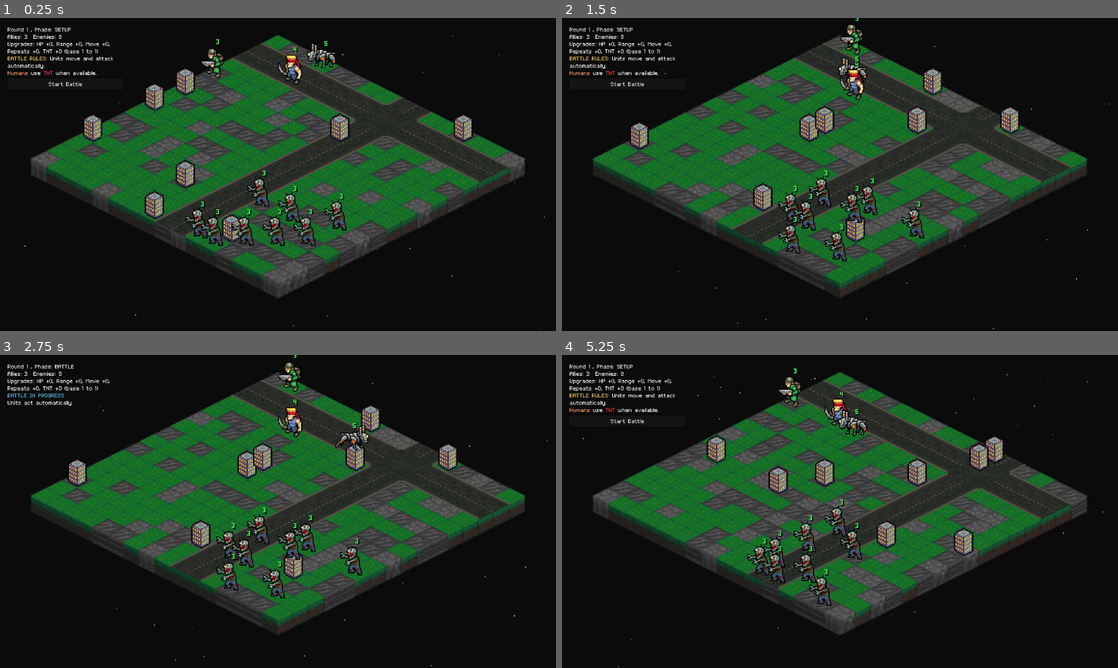
Above: before the commit, frames 1-4 (two rows, left to right).
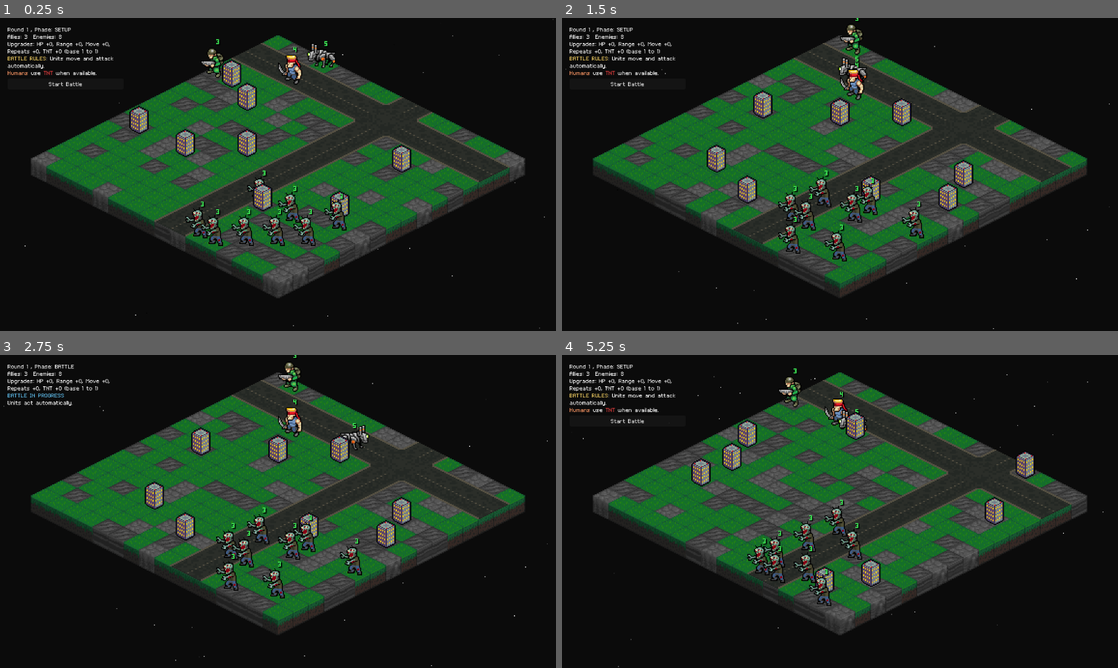
Above: after the commit, the same moments.

Repository: Tekknobot/MEKIII
Game: Godot game, scene res://scenes/Game.tscn
Two runs of this game, one before a commit and one after it. Both use one fixed random seed, a clock stepped at 60 frames per second and the inputs below.
Inputs (mouse positions are in pixels of both pictures, inside the frame that each line leads up to):
- Up to frame 1 (0.25 s): no input
- Up to frame 2 (1.5 s): click "Start Battle" at 0.5 s; tap Enter at 1.25 s; move the mouse to (962, 158) at 1.27 s; tap R at 1.35 s
- Up to frame 3 (2.75 s): click "Start Battle" at 2 s
- Up to frame 4 (5.25 s): move the mouse to (728, 527) at 2.77 s; tap R at 2.85, 4.35, 5.1 s; click "Start Battle" at 3.5 s; move the mouse to (895, 442) at 4.27 s; move the mouse to (812, 574) at 5.02 s

The runs differ from the first frame. In frame 1, 3.8% of the frame differs, in the area x 14-86%, y 13-72%; in frame 2, 3.7%; in frame 3, 3.7%; in frame 4, 3.8%.

Commit message:
X Y Sum Layering

Diff:
--- a/scenes/structures/building.tscn
+++ b/scenes/structures/building.tscn
@@ -9,6 +9,7 @@
 [ext_resource type="Texture2D" uid="uid://cnr15roctyks" path="res://sprites/Structures/building_c/demolished/building_demolished6.png" id="7_13v1k"]
 [ext_resource type="Texture2D" uid="uid://eyv3xbeu0olh" path="res://sprites/Structures/building_c/demolished/building_demolished7.png" id="8_x735o"]
 [ext_resource type="Texture2D" uid="uid://dhd1g8qqyhari" path="res://sprites/Structures/building_c/demolished/building_demolished8.png" id="9_o2nbj"]
+[ext_resource type="Script" path="res://scripts/structure.gd" id="10_structure"]
 
 [sub_resource type="SpriteFrames" id="SpriteFrames_eiewe"]
 animations = [{
@@ -51,6 +52,7 @@
 }]
 
 [node name="Building" type="Node2D"]
+script = ExtResource("10_structure")
 
 [node name="AnimatedSprite2D" type="AnimatedSprite2D" parent="."]
 sprite_frames = SubResource("SpriteFrames_eiewe")
--- a/scripts/game.gd
+++ b/scripts/game.gd
@@ -91,7 +91,7 @@
 @onready var units_root: Node2D = $Units
 @onready var pickups_root: Node2D = $Pickups
 # --- Roads TileMap (MUST be a separate TileMap with 64x64 TileSet) ---
-@onready var roads: TileMap = $Roads
+@onready var roads: TileMap = get_node_or_null("Roads") as TileMap
 
 @onready var bake_vp: SubViewport = get_node_or_null("MapBakeViewport")
 @onready var bake_root: Node2D = (bake_vp.get_node_or_null("MapBakeRoot") as Node2D) if bake_vp else null
@@ -101,6 +101,10 @@
 
 @export var road_pixel_offset := Vector2(-32, 0) # tweak if needed
 const ROAD_SIZE := 2 # 64x64 road tile covers 2x2 of your 16x16 grid
+
+# --- Depth sorting (x+y) ---
+const Z_STRUCTURES := 1000
+const Z_UNITS := 2000 # keep in sync with Unit.gd
 
 var grid := GridData.new()
 var rng := RandomNumberGenerator.new()
@@ -238,6 +242,7 @@
 # --- Structures / Buildings ---
 @export var building_scene: PackedScene
 @export var building_count := 6
+@export var building_footprint := Vector2i(2, 2)  # buildings are 2x2 cells
 
 # Optional: keep buildings out of spawn zones
 @export var avoid_spawn_zones := true
@@ -2791,12 +2796,14 @@
 	if building_scene == null:
 		return
 
-	# Build a list of candidate cells (land + in bounds + not in forbidden zones + NOT ON ROADS)
+	var size := building_footprint
+
+	# Build a list of candidate origin cells (top-left of footprint)
 	var candidates: Array[Vector2i] = []
-	for x in range(map_width):
-		for y in range(map_height):
+	for x in range(map_width - size.x + 1):
+		for y in range(map_height - size.y + 1):
 			var c := Vector2i(x, y)
-			if not _is_structure_cell_ok(c):
+			if not _is_structure_origin_ok(c, size):
 				continue
 			candidates.append(c)
 
@@ -2806,9 +2813,9 @@
 	var tries := 0
 	while placed < building_count and tries < 5000 and not candidates.is_empty():
 		tries += 1
-		var cell = candidates.pop_back()
-
-		if structure_blocked.has(cell):
+		var origin: Vector2i = candidates.pop_back()
+
+		if _is_structure_blocked(origin, size):
 			continue
 
 		var b := building_scene.instantiate()
@@ -2818,47 +2825,61 @@
 
 		structures_root.add_child(b2)
 
-		# position at cell center (same convention as pickups)
-		var world_pos := terrain.to_global(terrain.map_to_local(cell))
-		b2.global_position = world_pos
-
-		# ✅ Layering: keep structures BEHIND units.
-		# Your units likely use something like Z_UNITS + y*sort_stride (small-ish numbers).
-		# So DO NOT use 180000 here.
-		b2.z_as_relative = false
-		b2.z_index = int(world_pos.y) - 5000  # behind units + still y-ordered vs other structures
-
-		# mark blocked
-		structure_blocked[cell] = true
+		# Let a Structure script position & depth-sort itself if present
+		if b2.has_method("set_origin"):
+			b2.call("set_origin", origin, terrain)
+		else:
+			var world_pos := terrain.to_global(terrain.map_to_local(origin))
+			b2.global_position = world_pos
+			b2.z_as_relative = false
+			b2.z_index = Z_STRUCTURES + _depth_key_for_footprint(origin, size)
+
+		_mark_structure_blocked(origin, size)
 		placed += 1
 
-func _is_structure_cell_ok(c: Vector2i) -> bool:
-	if not grid.in_bounds(c):
+func _is_structure_origin_ok(origin: Vector2i, size: Vector2i) -> bool:
+	# footprint must be in bounds
+	if origin.x < 0 or origin.y < 0:
 		return false
-	if grid.terrain[c.x][c.y] == T_WATER:
+	if origin.x + size.x - 1 >= map_width:
 		return false
-
-	# don't place on units / occupied tiles
-	if grid.is_occupied(c):
-		return false
-
-	# ✅ don't place on roads (any of the 3 road TileMaps)
-	if _cell_has_road(c):
+	if origin.y + size.y - 1 >= map_height:
 		return false
 
 	# optionally avoid ally/enemy spawn rectangles so battles don’t start jammed
 	if avoid_spawn_zones:
 		var ally_r := _rect_top_left(ally_spawn_size)
 		var enemy_r := _rect_bottom_right(enemy_spawn_size)
-		if ally_r.has_point(c) or enemy_r.has_point(c):
-			return false
+		# If ANY footprint cell touches a spawn zone, reject
+		for dx in range(size.x):
+			for dy in range(size.y):
+				var c := origin + Vector2i(dx, dy)
+				if ally_r.has_point(c) or enemy_r.has_point(c):
+					return false
+
+	# check all footprint cells
+	for dx in range(size.x):
+		for dy in range(size.y):
+			var c := origin + Vector2i(dx, dy)
+
+			if not grid.in_bounds(c):
+				return false
+			if grid.terrain[c.x][c.y] == T_WATER:
+				return false
+
+			# don't place on units / occupied tiles
+			if grid.is_occupied(c):
+				return false
+
+			# ✅ don't place on roads (road tiles are 2x2 cells)
+			if _cell_has_road(c):
+				return false
 
 	return true
 
-
 func _cell_has_road(c: Vector2i) -> bool:
-	# Convert a terrain cell to world position, then ask each road TileMap
-	# what road-cell that world position maps onto. If any has a tile -> it’s road.
+	# Road tiles are placed in separate TileMaps (RoadsDL/RoadsDR/RoadsX) using a coarser grid.
+	# We convert the terrain cell's world position to each road TileMap coord and check for any tile.
 	if terrain == null or not is_instance_valid(terrain):
 		return false
 
@@ -2882,20 +2903,27 @@
 
 	return false
 
-@export var iso_sort_stride := 1000  # must be > map_width+map_height etc.
-
-func _depth_from_cell(cell: Vector2i) -> int:
-	# classic iso depth: diagonal “rows”
-	return (cell.x + cell.y) * iso_sort_stride
-
-func _bottom_cell_for_footprint(origin: Vector2i, size: Vector2i) -> Vector2i:
-	return origin + Vector2i(size.x - 1, size.y - 1)
-
-func _depth_for_unit(u: Unit) -> int:
-	var o := get_unit_origin(u)
-	var bottom := _bottom_cell_for_footprint(o, u.footprint_size)
-	return _depth_from_cell(bottom)
-
-func _depth_for_structure_cell(cell: Vector2i, size: Vector2i) -> int:
-	var bottom := _bottom_cell_for_footprint(cell, size)
-	return _depth_from_cell(bottom)
+
+
+
+func _is_structure_blocked(origin: Vector2i, size: Vector2i) -> bool:
+	for dx in range(size.x):
+		for dy in range(size.y):
+			if structure_blocked.has(origin + Vector2i(dx, dy)):
+				return true
+	return false
+
+func _mark_structure_blocked(origin: Vector2i, size: Vector2i) -> void:
+	for dx in range(size.x):
+		for dy in range(size.y):
+			structure_blocked[origin + Vector2i(dx, dy)] = true
+
+
+func _depth_key(cell: Vector2i) -> int:
+	# Requirement: use x+y sum for depth sorting.
+	return cell.x + cell.y
+
+func _depth_key_for_footprint(origin: Vector2i, size: Vector2i) -> int:
+	# Use the bottom-right "feet" cell of the footprint for stable sorting.
+	var bottom := origin + Vector2i(size.x - 1, size.y - 1)
+	return _depth_key(bottom)
--- /dev/null
+++ b/scripts/structure.gd
@@ -0,0 +1,19 @@
+extends Node2D
+class_name Structure
+
+@export var footprint_size := Vector2i(2, 2)
+var origin_cell: Vector2i = Vector2i.ZERO
+
+const Z_STRUCTURES := 0
+
+func set_origin(cell: Vector2i, terrain: TileMap) -> void:
+	origin_cell = cell
+	if terrain != null and is_instance_valid(terrain):
+		global_position = terrain.to_global(terrain.map_to_local(cell))
+	update_layering()
+
+func update_layering() -> void:
+	# Depth sorting uses the x+y sum of the bottom-right "feet" cell.
+	var feet := origin_cell + Vector2i(footprint_size.x - 1, footprint_size.y - 1)
+	z_as_relative = false
+	z_index = Z_STRUCTURES + feet.x + feet.y
--- a/scripts/unit.gd
+++ b/scripts/unit.gd
@@ -16,7 +16,7 @@
 var _sprite_base_pos := Vector2.ZERO
 
 var grid_pos := Vector2i.ZERO
-const Z_UNITS := 2000
+const Z_UNITS := 1
 
 enum Team { ALLY, ENEMY }
 @export var team: Team = Team.ALLY
@@ -28,6 +28,9 @@
 	var spr := _unit_sprite()
 	if spr != null:
 		_sprite_base_pos = spr.position
+
+func _process(delta: float) -> void:
+	update_layering()
 
 func footprint_cells(origin: Vector2i = grid_pos) -> Array[Vector2i]:
 	var cells: Array[Vector2i] = []
Not shown: 1 places in scenes/structures/building.tscn that only renumber resources
Not shown, added: scripts/structure.gd.uid
